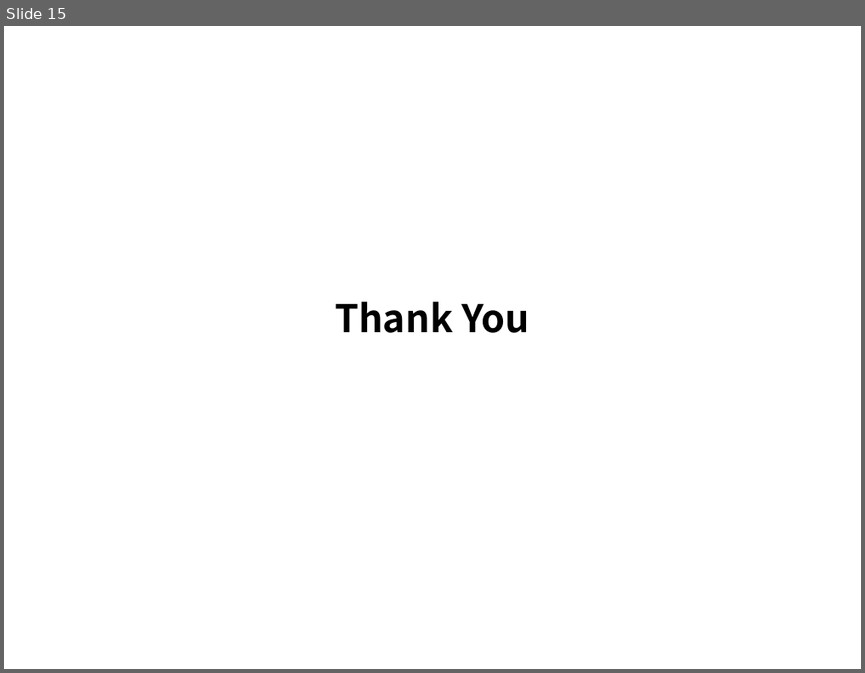
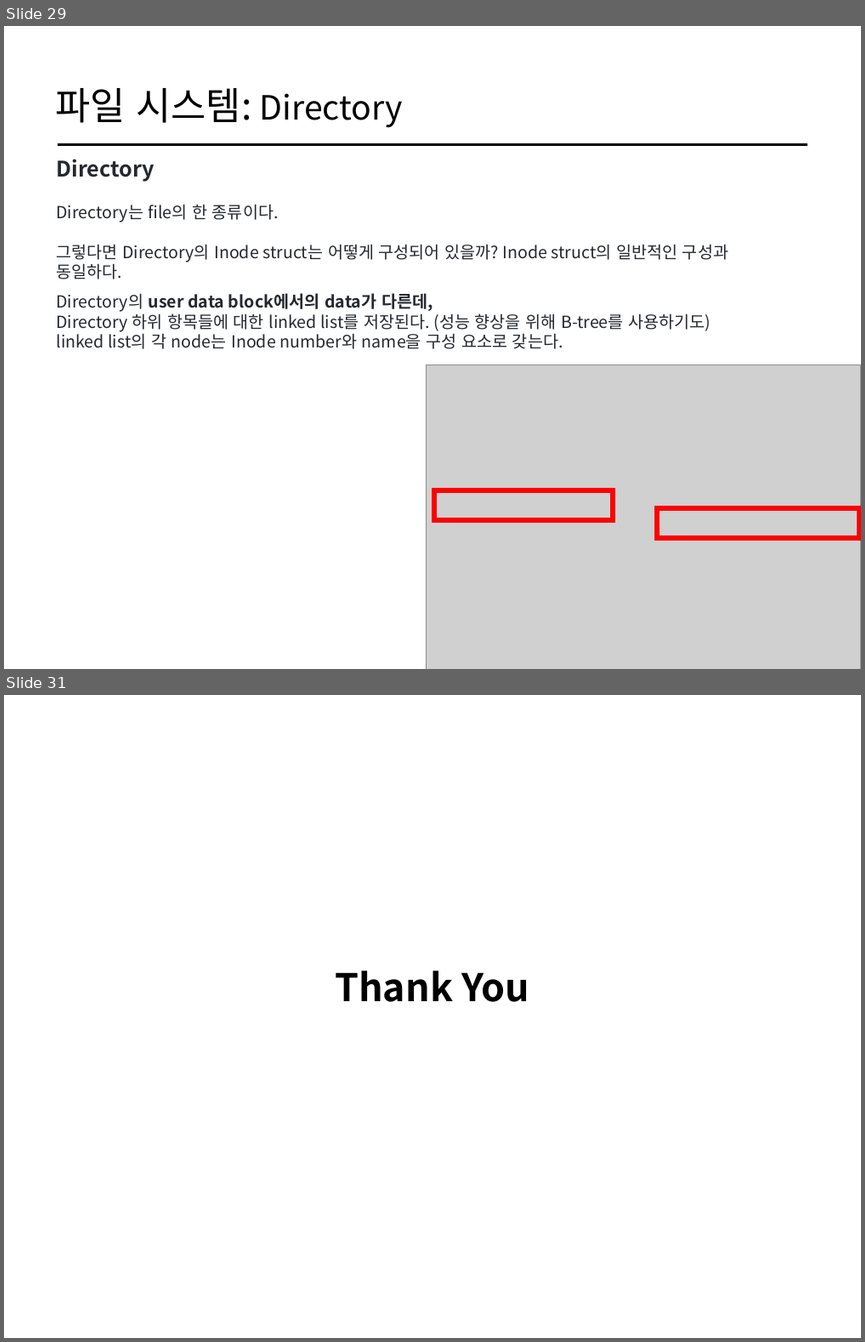
Before and after one commit to cs-study-org/cs-study, a slide deck: 05/yongki/DataStructure&FileSystem.pptx. Shown one above the other, each under a label of ours: slide 15 before the commit, slides 29 and 31 after it; the slides between them are not shown. The pictures are 865x673 and 865x1342 pixels, drawn with LibreOffice and Linux fonts; fonts in the diff are those of the drawing; grey boxes stand for pictures. Boxes give left, top, right and bottom in pixels: in the first picture for what was removed or moved away, otherwise in the second. Text is boxed around its words. In the diff, an @@ line names an element or a change of style, - is before the commit and + after.

```diff
--- a/05/yongki/DataStructure&FileSystem.pptx
+++ b/05/yongki/DataStructure&FileSystem.pptx
@@ slide 29 added at (4,26,861,669), background #FFFFFF @@
@@ title added at (55,88,403,127), 28 pt, text #000000 @@
+파일 시스템: Directory
@@ line added from (58, 145) to (806, 145), #000000 2 pt @@
@@ text added at (57,159,728,279), 14 pt, text #24292F @@
+Directory
+Directory는 file의 한 종류이다.
+그렇다면 Directory의 Inode struct는 어떻게 구성되어 있을까? Inode struct의 일반적인 구성과 동일하다.
@@ text added at (57,293,710,349), 14 pt, text #24292F @@
+Directory의 user data block에서의 data가 다른데,
+Directory 하위 항목들에 대한 linked list를 저장된다. (성능 향상을 위해 B-tree를 사용하기도)
+linked list의 각 node는 Inode number와 name을 구성 요소로 갖는다.
@@ picture added at (426,364,861,669) @@
@@ frame added at (432,488,615,522), fill #FF0000, outline #FF0000 0.75 pt @@
@@ frame added at (655,505,861,539), fill #FF0000, outline #FF0000 0.75 pt @@
@@ what was slide 15 is now slide 31 @@
```
Also in this commit, not shown: 10 slides changed, 15 other slides added.
